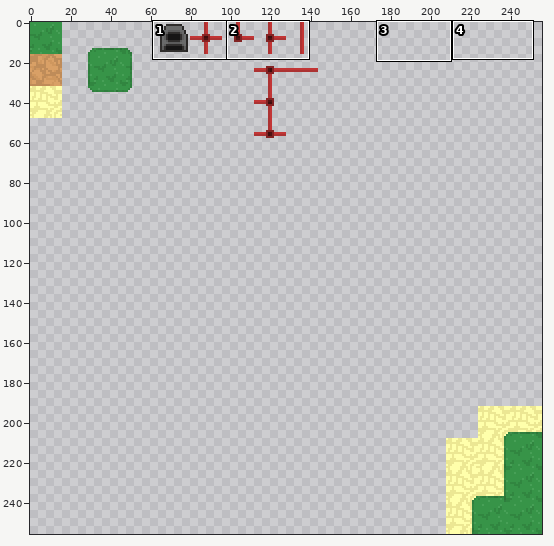
Pixel-art file, stored at art_wip/art_full.aseprite. Above: a wide view before the commit, with the close-up outlined.
Close-up. Before the edit:
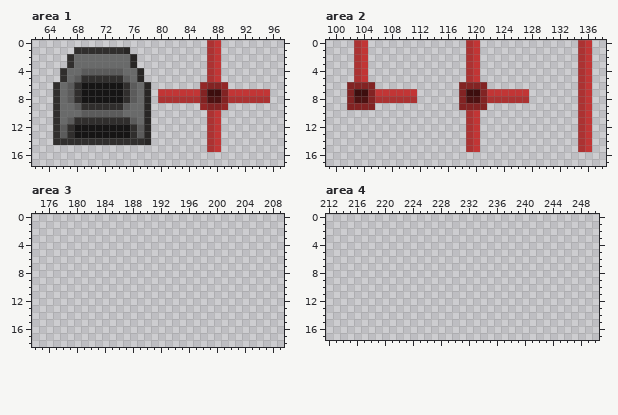
256x256 pixels, 1 frame. Colours within 5 levels of each other are drawn and written as one. Shown: area 1: x 62..97, y 0..17; area 2: x 99..138, y 0..17; area 3: x 174..209, y 0..18; area 4: x 212..250, y 0..17. The commit also changed other parts of the picture, which this record leaves out.
Once edited:
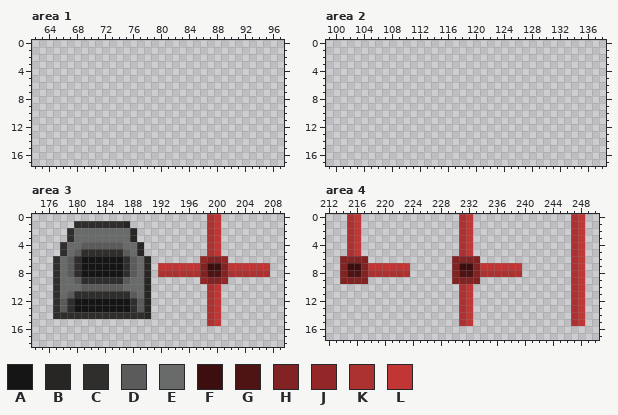
Palette (. is transparent): A #161515  B #282625  C #302e2d  D #5b5b5b  E #696a6a  F #3d0e0e  G #4e1313  H #822323  J #932626  K #ac3232  L #c23535
What changed:
Changed rows in their new state; - is an unchanged pixel.
Area 1:
first column x 65:
 0 ----------------------..-------
 1 ---........-----------..-------
 2 --..........----------..-------
 3 --..........----------..-------
 4 -............---------..-------
 5 -............---------..-------
 6 ..............-------....------
 7 ..............-................
 8 ..............-................
 9 ..............-------....------
10 ..............--------..-------
11 ..............--------..-------
12 ..............--------..-------
13 ..............--------..-------
14 ..............--------..-------
15 ----------------------..-------
Area 2:
first column x 102:
 0 -..--------------..--------------..
 1 -..--------------..--------------..
 2 -..--------------..--------------..
 3 -..--------------..--------------..
 4 -..--------------..--------------..
 5 -..--------------..--------------..
 6 ....------------....-------------..
 7 ..........------..........-------..
 8 ..........------..........-------..
 9 ....------------....-------------..
10 -----------------..--------------..
11 -----------------..--------------..
12 -----------------..--------------..
13 -----------------..--------------..
14 -----------------..--------------..
15 -----------------..--------------..
Area 3:
first column x 177:
 0 ----------------------KL-------
 1 ---CCCCCCCB-----------KL-------
 2 --CEEEEEEEEB----------KL-------
 3 --CEEEEEEEEB----------KL-------
 4 -CEEDDDDDDEEB---------KL-------
 5 -CEDCCCCCCDEB---------KL-------
 6 CEDCAAAAAACDEB-------JHHJ------
 7 CEDCAAAAAACDEB-LLLLLLHFFHLLLLLL
 8 CEDCAAAAAACDEB-KKKKKKHGGHKKKKKK
 9 CEEDCCCCCCDEEB-------JHHJ------
10 CEEEDDDDDDEEEB--------KL-------
11 CEDCCCCCCCCDEB--------KL-------
12 CDCAAAAAAAACDB--------KL-------
13 CDCAAAAAAAACDB--------KL-------
14 CCCCCCCCCCCCCB--------KL-------
15 ----------------------KL-------
Area 4:
first column x 214:
 0 -KL--------------KL--------------KL
 1 -KL--------------KL--------------KL
 2 -KL--------------KL--------------KL
 3 -KL--------------KL--------------KL
 4 -KL--------------KL--------------KL
 5 -KL--------------KL--------------KL
 6 HHHH------------HHHH-------------KL
 7 HFFHLLLLLL------HFFHLLLLLL-------KL
 8 HGGHKKKKKK------HGGHKKKKKK-------KL
 9 HHHH------------HHHH-------------KL
10 -----------------KL--------------KL
11 -----------------KL--------------KL
12 -----------------KL--------------KL
13 -----------------KL--------------KL
14 -----------------KL--------------KL
15 -----------------KL--------------KL
